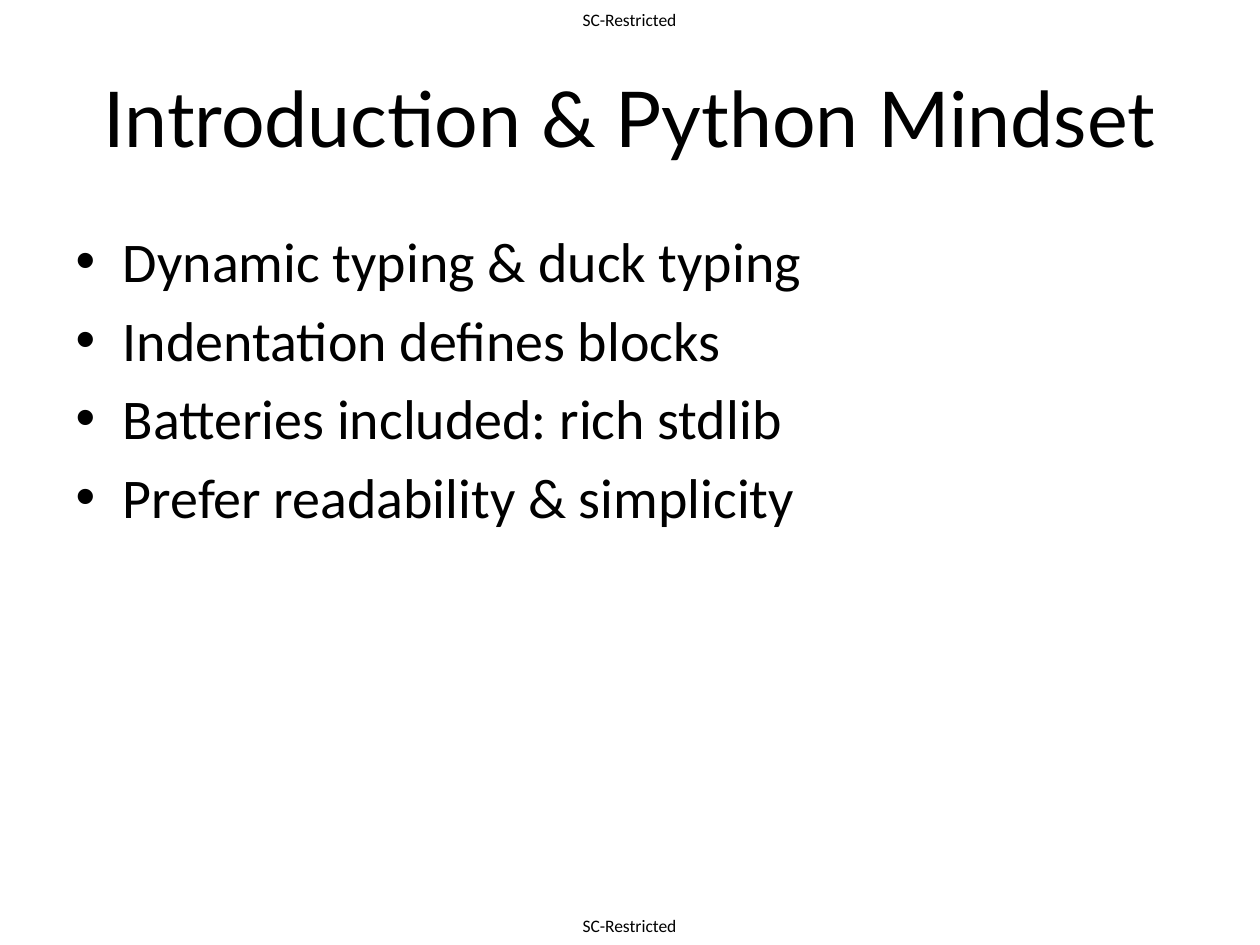
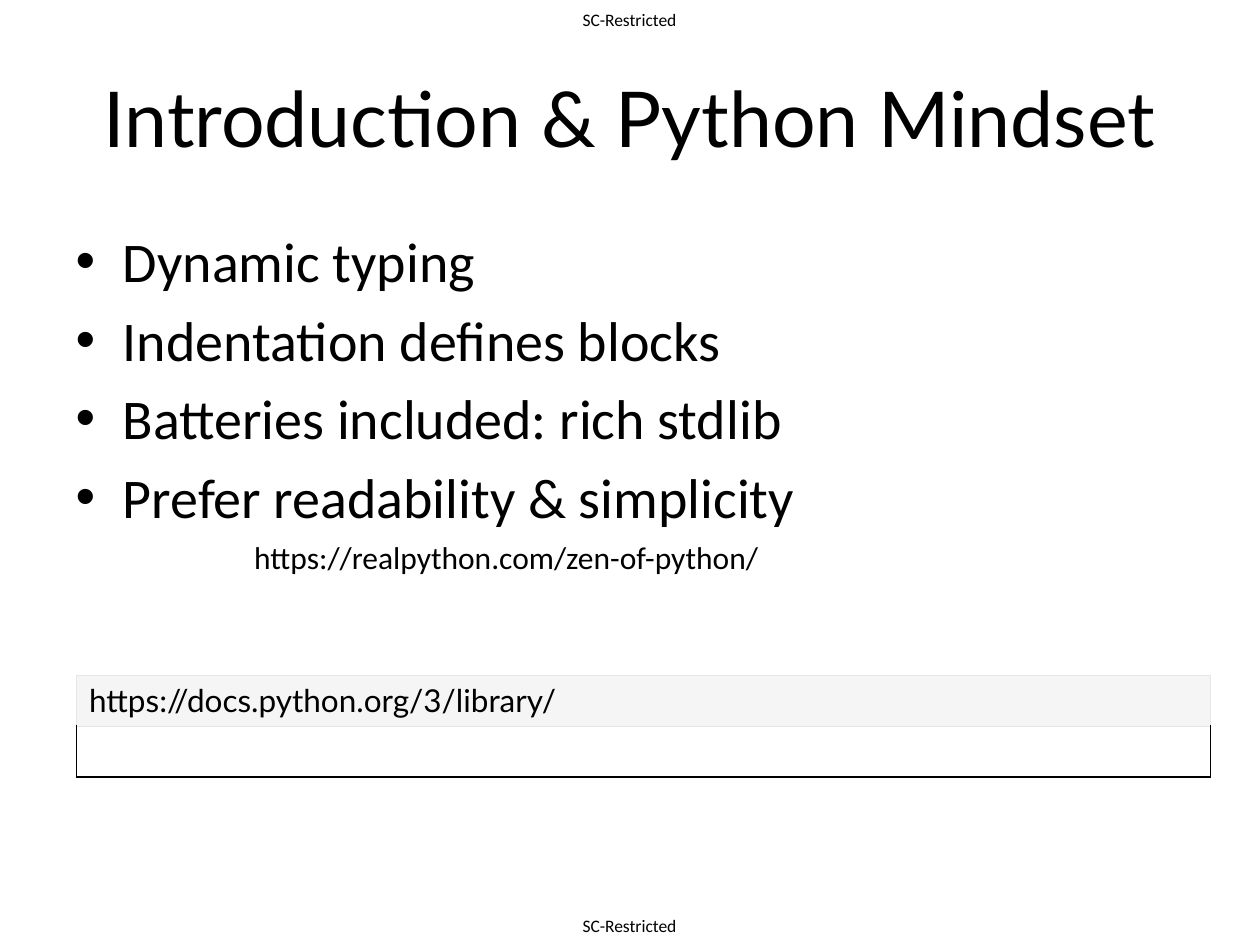
Before and after one commit to dollyagarwal/python-workshop, a slide deck: slide 4 of slides/python_workshop.pptx. Drawn at 1260x945 pixels with LibreOffice and Linux fonts; fonts in the diff are those of the drawing. Boxes give left, top, right and bottom in pixels: in the first picture for what was removed or moved away, otherwise in the second. Text is boxed around its words. In the diff, an @@ line names an element or a change of style, - is before the commit and + after.

```diff
--- a/slides/python_workshop.pptx
+++ b/slides/python_workshop.pptx
@@ text at (123, 243, 475, 292): text changed @@
-• Dynamic typing & duck typing
+• Dynamic typing
@@ text added at (254, 547, 758, 574), 18 pt, text #000000 @@
+https://realpython.com/zen-of-python/
@@ table added at (77, 675, 1211, 776), 2 rows, 1 columns @@
+https://docs.python.org/3/library/
+
```
Also in this commit, not shown: 1 other slide changed, 1 slide added, 4 other files.
